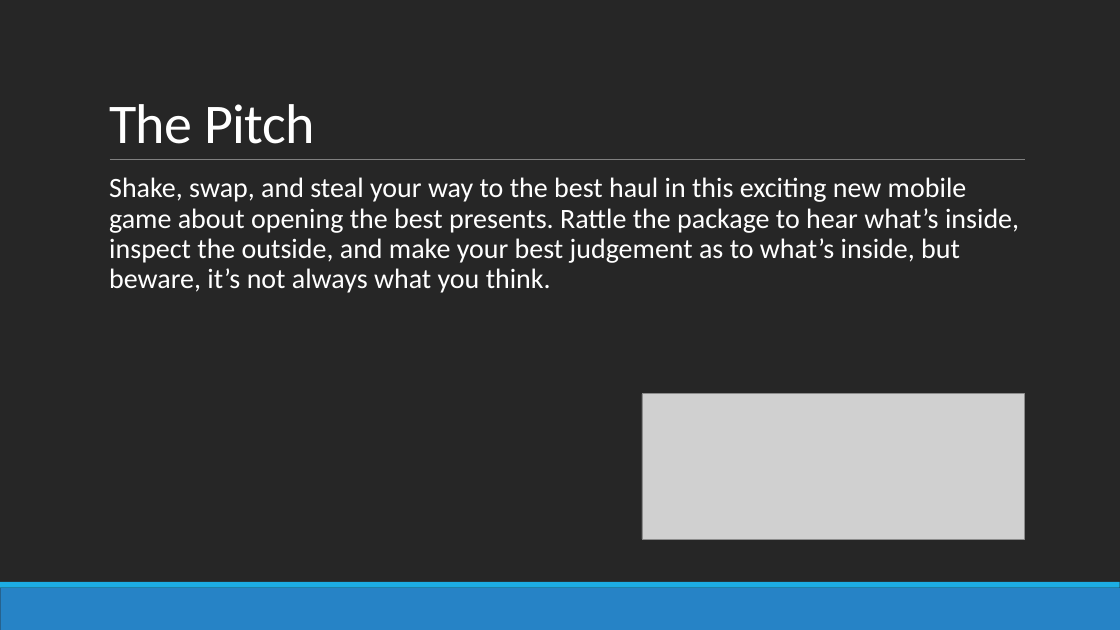
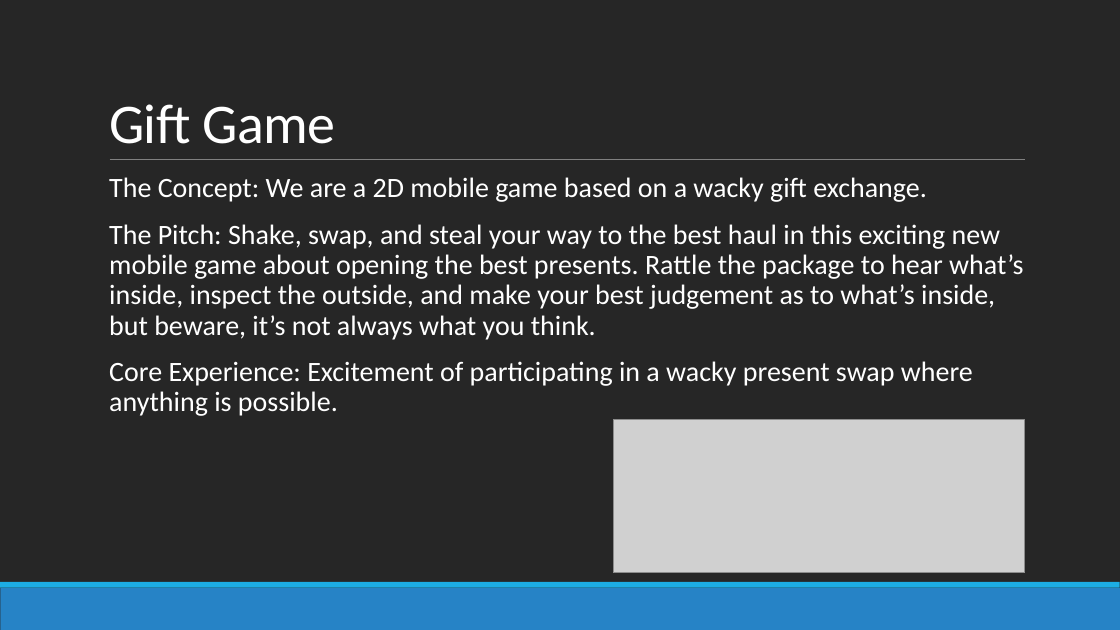
Before and after one commit to gadsu/gift, a slide deck: slide 1 of Docs/GiftGame101.pptx (slide 4 before the commit). Drawn at 1120x630 pixels with LibreOffice and Linux fonts; fonts in the diff are those of the drawing; grey boxes stand for pictures. Boxes give left, top, right and bottom in pixels: in the first picture for what was removed or moved away, otherwise in the second. Text is boxed around its words. In the diff, an @@ line names an element or a change of style, - is before the commit and + after.

```diff
--- a/Docs/GiftGame101.pptx
+++ b/Docs/GiftGame101.pptx
@@ title at (109,104,336,144): text changed @@
-The Pitch
+Gift Game
@@ text at (109,177,1023,416): text changed @@
-  Shake, swap, and steal your way to the best haul in this exciting new mobile game about opening the best presents. Rattle the package to hear what’s inside, inspect the outside, and make your best judgement as to what’s inside, but beware, it’s not always what you think.
+  The Concept: We are a 2D mobile game based on a wacky gift exchange.
+  The Pitch: Shake, swap, and steal your way to the best haul in this exciting new mobile game about opening the best presents. Rattle the package to hear what’s inside, inspect the outside, and make your best judgement as to what’s inside, but beware, it’s not always what you think.
+  Core Experience: Excitement of participating in a wacky present swap where anything is possible.
@@ picture: place and size @@
-picture at (642,394,1025,539)
+picture at (613,420,1025,573)
```
Also in this commit, not shown: 3 other slides changed, 1 slide added, 4 slides removed.
